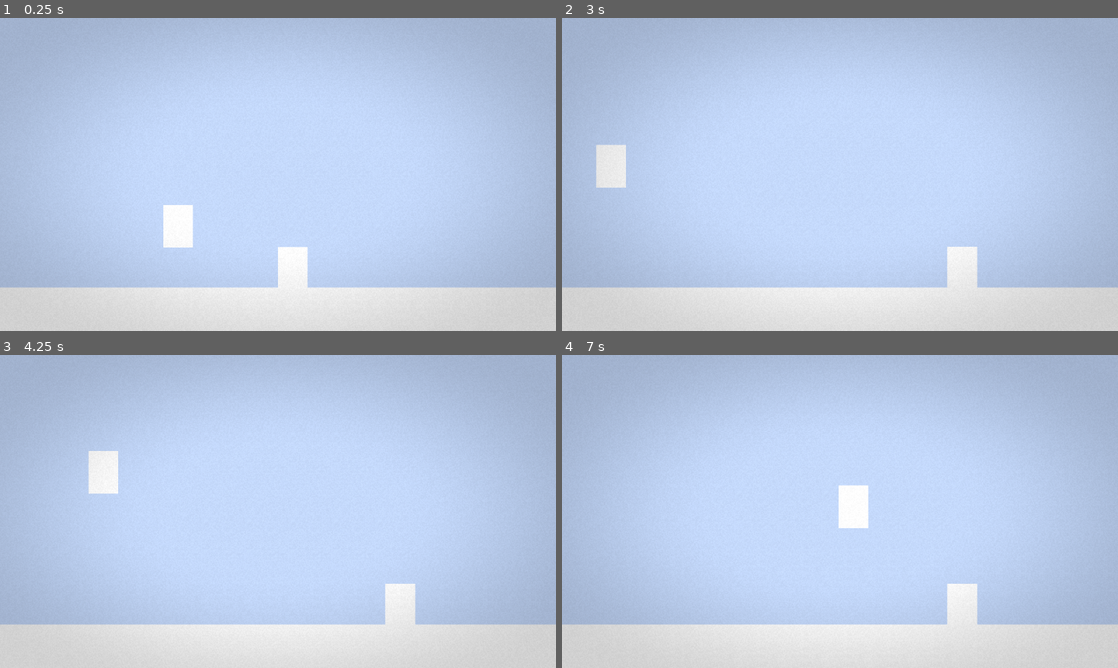
Above: before the commit, frames 1-4 (two rows, left to right).
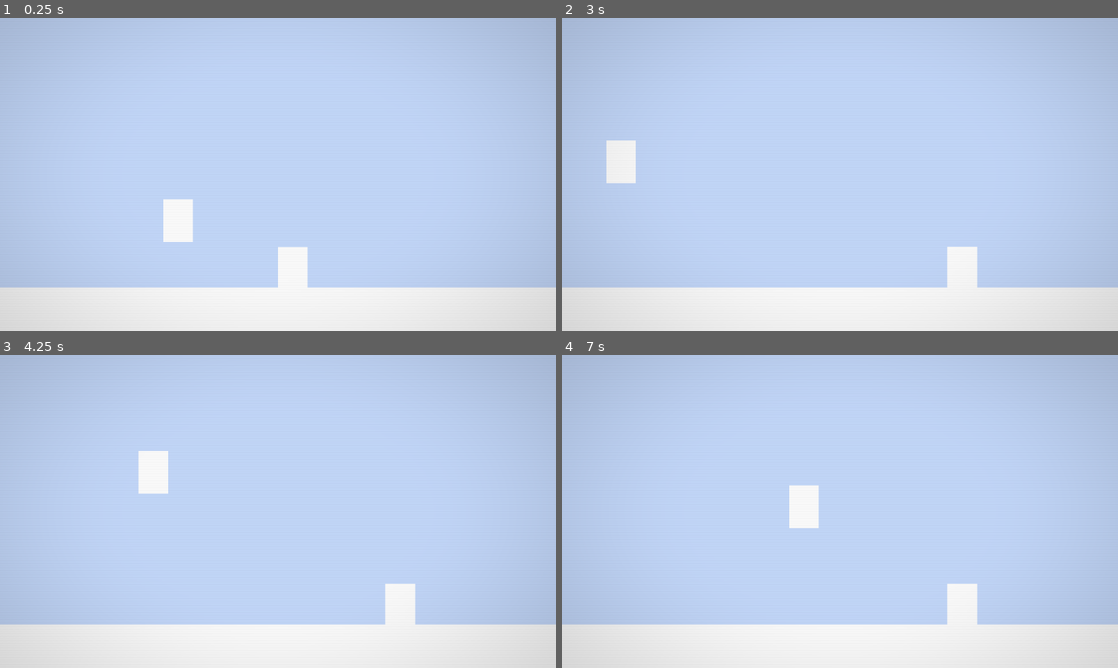
Above: after the commit, the same moments.

Repository: Protheek-1/mass-effect
Game: Godot game, scene res://main.tscn
Two runs of this game, one before a commit and one after it. Both use one fixed random seed, a clock stepped at 60 frames per second and the inputs below.
Inputs (mouse positions are in pixels of both pictures, inside the frame that each line leads up to):
- Up to frame 1 (0.25 s): no input
- Up to frame 2 (3 s): tap Enter at 0.5, 2.1 s; move the mouse to (962, 158) at 0.52 s; hold Right (ui_right) 0.53-1.25 s; tap W (jump) at 0.6, 0.77, 1.07, 2.3 s; click (962, 158) at 0.67 s; drag from (728, 190) to (812, 237) at 1.27 s; tap Space (swap_charectar) at 2 s; move the mouse to (895, 105) at 2.02 s; hold Left (ui_left) 2.03-2.75 s; drag from (812, 237) to (673, 127) at 2.77 s
- Up to frame 3 (4.25 s): move the mouse to (444, 558) at 3.52 s; hold Right (ui_right) from 3.53 s (still down); tap Alt at 3.6 s; tap W (jump) at 3.77, 3.8, 4.07 s
- Up to frame 4 (7 s): release Right (ui_right) at 4.25 s; drag from (673, 464) to (756, 433) at 4.27 s; move the mouse to (867, 511) at 5.02 s; hold Right (ui_right) 5.03-5.75 s; tap W (jump) at 5.1, 6.77, 6.8 s; click (867, 511) at 5.17 s; drag from (756, 433) to (728, 527) at 5.77 s; move the mouse to (962, 495) at 6.52 s; hold Left (ui_left) from 6.53 s (still down); tap Enter at 6.6 s

The runs differ from the first frame. In frame 1, 0.9% of the frame differs, in the area x 8-91%, y 0-100%; in frame 2, 1.3%; in frame 3, 2.1%; in frame 4, 2.2%, in the area x 9-92%, y 0-100%.

Commit message:
charectar interactions work actually this time, also changed shader

Diff:
--- a/heavy.gd
+++ b/heavy.gd
@@ -1,7 +1,7 @@
 extends CharacterBody2D
 
 @export var speed: float = 90.0
-@export var jump_velocity : float = -340.0
+@export var jump_velocity : float = -380.0
 @export var rise_gravity_mult: float = 1.1
 @export var fall_gravity_mult: float = 2.0
 @export var acceleration: float = 250
@@ -59,27 +59,30 @@
 		light.velocity = velocity
 
 func start_carrying() -> void:
-	carrying_light = true
-	light.carried_by_heavy = true
+	var source_shape: CollisionShape2D = light.get_node("CollisionShape2D")
 	light_offset = light.global_position - global_position
-	var source_shape: CollisionShape2D = light.get_node("CollisionShape2D")
 	carried_shape.shape = source_shape.shape
 	carried_shape.transform = (
 		global_transform.affine_inverse()
 		* source_shape.global_transform
 	)
-	source_shape.disabled = true
-	carried_shape.disabled = false
+	carrying_light = true
+	light.carried_by_heavy = true
+	source_shape.set_deferred("disabled", true)
+	carried_shape.set_deferred("disbaled", false)
 
 func stop_carrying() -> void:
-	carrying_light = false
-	light.carried_by_heavy = false
-	carried_shape.disabled = true
 	var source_shape: CollisionShape2D = light.get_node(
         "CollisionShape2D"
 	)
-	source_shape.disabled = false
+
+	light.global_position = global_position + light_offset
 	light.velocity = velocity
+	carrying_light = false
+	light.carried_by_heavy = false
+
+	carried_shape.set_deferred("disbaled", true)
+	source_shape.set_deferred("disabled", false)
 
 func apply_launch(launch_power: float) -> void:
 	velocity.y = launch_power
--- a/light.gd
+++ b/light.gd
@@ -3,9 +3,9 @@
 @export var speed: float = 90.0
 @export var jump_velocity : float = -340.0
 @export var rise_gravity_mult: float = 0.8
-@export var fall_gravity_mult: float = 0.6
+@export var fall_gravity_mult: float = 0.5
 @export var acceleration: float = 450
-@export var friction: float = 100
+@export var friction: float = 300
 @export var is_active: bool = false
 @onready var floor_ray: RayCast2D = $FloorRay
 @onready var head_ray: RayCast2D = $HeadRay
--- a/main.gdshader
+++ b/main.gdshader
@@ -1,36 +1,27 @@
 shader_type canvas_item;
 
-uniform sampler2D screen_texture : hint_screen_texture, repeat_disable, filter_linear_mipmap;
-uniform float grain_amount : hint_range(0.0, 0.3) = 0.09;
-uniform float grain_size : hint_range(1.0, 6.0) = 2.0;
-uniform float grain_speed : hint_range(0.0, 30.0) = 12.0;
-uniform float vignette_intensity : hint_range(0.0, 6.0) = 0.98;
-uniform float vignette_softness : hint_range(0.1, 1.0) = 0.65;
+uniform sampler2D screen_texture : hint_screen_texture, repeat_disable, filter_linear;
+uniform float scanline_amount: hint_range(0.0, 0.1) = 0.06;
+uniform float scanline_spacing: hint_range(2.0, 8.0) = 4.0;
+uniform float vignette_intensity : hint_range(0.0, 1.0) = 0.2;
 uniform float swap_pulse : hint_range(0.0, 1.0) = 0.0;
-
-float hash(vec2 p) {
-	p = fract(p * vec2(123.34, 456.21));
-	p += dot(p, p + 45.32);
-	return fract(p.x *p.y);
-}
 
 void fragment() {
 	vec2 uv = SCREEN_UV;
 	vec2 center = vec2(0.5);
-	vec2 dist_from_center = uv - center;
 	float zoom = 1.0 - (swap_pulse * 0.015);
-	vec2 warped_uv = center + dist_from_center * zoom;
-	float aberration = swap_pulse * 0.006;
+	vec2 warped_uv = center + (uv - center) * zoom;
+	float aberration = swap_pulse * 0.004;
 	float r = texture(screen_texture, warped_uv + vec2(aberration, 0.0)).r;
 	float g = texture(screen_texture, warped_uv).g;
 	float b = texture(screen_texture, warped_uv - vec2(aberration, 0.0)).b;
 	vec3 col = vec3(r, g, b);
-	vec2 grain_coord = floor(FRAGCOORD.xy / grain_size);
-	float time_step = floor(TIME * grain_speed);
-	float n = (hash(grain_coord + time_step) - 0.5);
-	col *= 1.0 + (n * grain_amount * 2.0);
-	float dist = length(dist_from_center);
-	float vignette = smoothstep(vignette_softness, vignette_softness - 0.45, dist);
-	col = mix(col * (1.0 - vignette_intensity), col, vignette);
+	float pixel_y = SCREEN_UV.y / SCREEN_PIXEL_SIZE.y;
+	float scan = cos(pixel_y * 6.2831853 / scanline_spacing);
+	float scanline = 1.0 - scanline_amount * (0.5 + 0.5 * scan);
+	col *= scanline;
+	float dist = length((uv - center) * vec2(1.0, 0.85));
+	float vignette = smoothstep(0.25, 0.85, dist);
+	col *= 1.0 - vignette * vignette_intensity;
 	COLOR = vec4(col, 1.0);
 }
